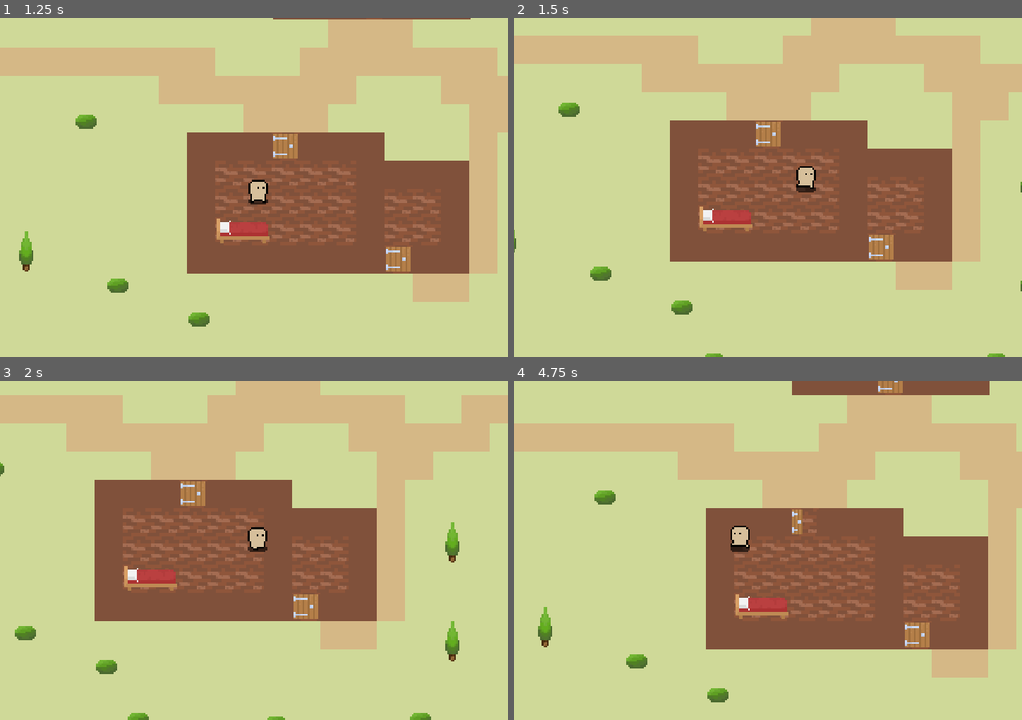
Above: before the commit, frames 1-4 (two rows, left to right).
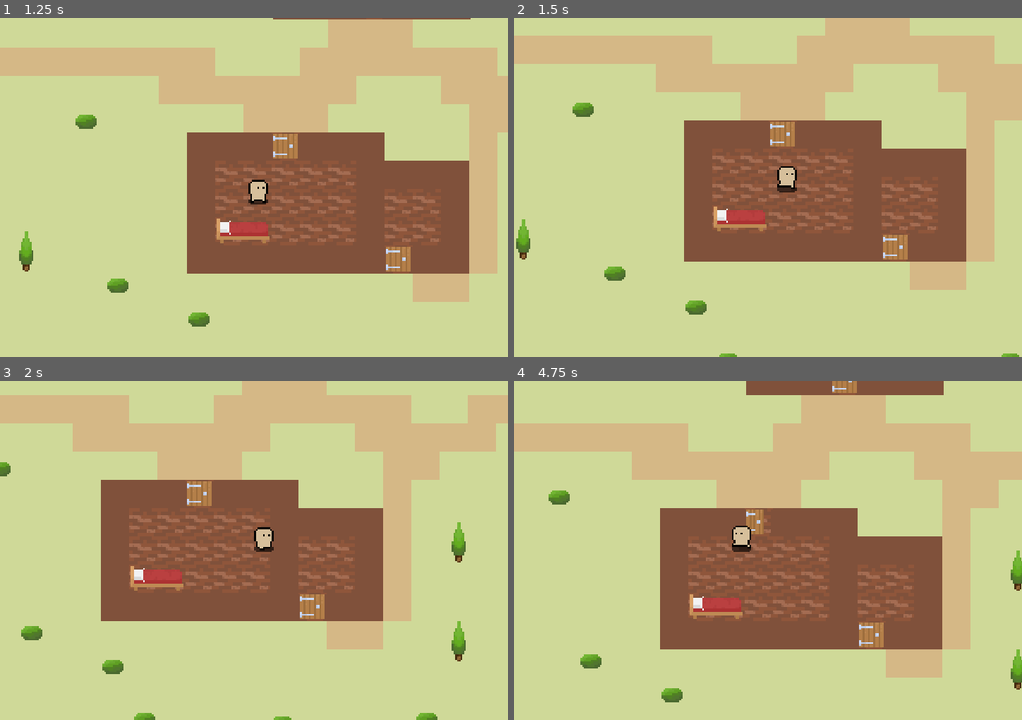
Above: after the commit, the same moments.

Repository: j0-ji/black-stairs
Game: Godot game, scene res://UI/Menu/MainMenu/main_menu.tscn
The game is run twice, just before and just after one commit, with the same random seed, the same clock (stepped at 60 frames per second) and the same inputs.
Inputs:
- Up to frame 1 (1.25 s): click "New Game" at 0.5 s
- Up to frame 2 (1.5 s): hold Right (ui_right) from 1.28 s (still down); hold E (interaction) from 1.28 s (still down)
- Up to frame 3 (2 s): keep holding Right (ui_right); keep holding E (interaction)
- Up to frame 4 (4.75 s): release Right (ui_right) at 2.03 s; release E (interaction) at 2.03 s; hold Down (ui_down) 2.03-2.78 s; tap E (interaction) at 2.1, 3.6 s; hold Right (ui_right) 2.78-3.53 s; hold E (interaction) 2.78-3.53 s; tap Enter at 3.5 s; hold Up (ui_up) 3.53-4.28 s; hold Left (ui_left) from 4.28 s (still down); hold E (interaction) from 4.28 s (still down)

Frame 1 is identical in both runs. In frame 2, 11% of the frame differs, in the area x 0-100%, y 0-100%; in frame 3, 6.0%; in frame 4, 27%, in the area x 4-100%, y 0-95%.

Commit message:
#35: added hud for coin counter and upgrades

Diff:
--- a/Components/AttractorComponent/attractor_component.gd
+++ b/Components/AttractorComponent/attractor_component.gd
@@ -4,14 +4,18 @@
 ## Enables attracting objects from the attractable group
 ##
 ## For proper use, add a collision shape as a child node to the collectable component.
+## Furthermore all attractable things should be of nodetype "CharacterBody2D" (!!!).
 ## Objects that use this component can attract other objects that fit the collision layer
 ## mask AND are in the attractable group.
 ## Adding further collision masks extends who the object can potentially attract.
 
-@export var thing : Node2D
 @export var attraction : float = 150.0
 
+var parent : Node2D
 var bodies : Array[Node2D] = []
+
+func _ready() -> void:
+	parent = get_parent()
 
 # adds a body to the bodies array after it enters the attraction area,
 # so it can be moved towards the node passed in "thing"
@@ -32,7 +36,7 @@
 			bodies.erase(body)
 			continue
 
-		var direction = body.global_position.direction_to(thing.global_position)
+		var direction = body.global_position.direction_to(parent.global_position)
 
 		if body.has_method("apply_attraction_force"):
 			body.apply_attraction_force(direction * attraction)
--- a/Components/CollectableComponent/collectable_component.gd
+++ b/Components/CollectableComponent/collectable_component.gd
@@ -9,9 +9,10 @@
 ##
 ## For proper use, add a collision shape as a child node to the collectable component.
 
-@export var thing : Node2D
+@export var collectable_name : String
 
 # currently just deletes the object
 func _on_body_entered(body: Node2D) -> void:
 	if body.is_in_group("collector"):
-		thing.queue_free()
+		InventoryManager.add_collectable(collectable_name)
+		get_parent().queue_free()
--- a/Entities/Items/Coin/ItemCoin.tscn
+++ b/Entities/Items/Coin/ItemCoin.tscn
@@ -46,17 +46,20 @@
 radius = 3.0
 
 [node name="ItemCoin" groups=["attractable"] instance=ExtResource("1_bkct7")]
-collision_layer = 16
+y_sort_enabled = true
 
 [node name="CollisionShape2D" type="CollisionShape2D" parent="." index="0"]
+position = Vector2(0, -3)
 shape = SubResource("CircleShape2D_2dog8")
 
 [node name="AnimatedSprite2D" parent="." index="1"]
+position = Vector2(0, -3)
 sprite_frames = SubResource("SpriteFrames_l5i28")
 autoplay = "default"
 
-[node name="CollectableComponent" parent="." index="2" node_paths=PackedStringArray("thing")]
-thing = NodePath("..")
+[node name="CollectableComponent" parent="." index="2"]
+collectable_name = "coin"
 
 [node name="CollisionShape2D" parent="CollectableComponent" index="0"]
+position = Vector2(0, -3)
 shape = SubResource("CircleShape2D_5dulv")
--- a/Entities/Player/player.tscn
+++ b/Entities/Player/player.tscn
@@ -122,8 +122,7 @@
 position = Vector2(0, -4)
 shape = SubResource("CircleShape2D_qd3e3")
 
-[node name="AttractorComponent" parent="." node_paths=PackedStringArray("thing") instance=ExtResource("3_4wf4l")]
-thing = NodePath("..")
+[node name="AttractorComponent" parent="." instance=ExtResource("3_4wf4l")]
 attraction = 75.0
 
 [node name="CollisionShape2D" type="CollisionShape2D" parent="AttractorComponent"]
--- a/Stages/Main/StageMain.tscn
+++ b/Stages/Main/StageMain.tscn
@@ -16,4 +16,5 @@
 
 [node name="Player" parent="GameRoot" instance=ExtResource("3_m3wgy")]
 position = Vector2(153, -193)
-speed = 200
+
+[node name="Items" type="Node2D" parent="GameRoot"]
--- /dev/null
+++ b/Stages/Tests/StageTestHUD.tscn
@@ -0,0 +1,27 @@
+[gd_scene load_steps=4 format=3 uid="uid://6ilakbapq52w"]
+
+[ext_resource type="PackedScene" uid="uid://qb7gthb0k6le" path="res://UI/HUD/hud.tscn" id="1_g1i7e"]
+[ext_resource type="PackedScene" uid="uid://q2frlqlrpjhg" path="res://Entities/Player/player.tscn" id="1_wrqal"]
+[ext_resource type="PackedScene" uid="uid://cqijtxq0dgwm4" path="res://Entities/Items/Coin/ItemCoin.tscn" id="2_g1i7e"]
+
+[node name="StageTestHUD" type="Node2D"]
+
+[node name="HUD" parent="." instance=ExtResource("1_g1i7e")]
+
+[node name="Player" parent="." instance=ExtResource("1_wrqal")]
+position = Vector2(-25, -16)
+
+[node name="Coin 1" parent="." instance=ExtResource("2_g1i7e")]
+position = Vector2(10, 10)
+
+[node name="Coin 2" parent="." instance=ExtResource("2_g1i7e")]
+position = Vector2(27, -31)
+
+[node name="Coin 3" parent="." instance=ExtResource("2_g1i7e")]
+position = Vector2(27, 46)
+
+[node name="Coin 4" parent="." instance=ExtResource("2_g1i7e")]
+position = Vector2(71, -19)
+
+[node name="Coin 5" parent="." instance=ExtResource("2_g1i7e")]
+position = Vector2(-25, 40)
--- /dev/null
+++ b/UI/HUD/CoinAndUpgradePanel.tscn
@@ -0,0 +1,153 @@
+[gd_scene load_steps=10 format=3 uid="uid://bwcg0udb6b7qk"]
+
+[ext_resource type="Theme" uid="uid://bmbel8a7ricx8" path="res://UI/game_ui_theme.tres" id="1_yeq2r"]
+[ext_resource type="Texture2D" uid="uid://bllt2h8lahqlv" path="res://Entities/Items/Coin/gold_coin_icon.png" id="2_2bpid"]
+[ext_resource type="Script" uid="uid://ch41xjvt35wxp" path="res://UI/HUD/coin_and_upgrade_panel.gd" id="2_ddh5k"]
+[ext_resource type="Texture2D" uid="uid://c0i2hd7vot3ep" path="res://UI/UI Ressources/base_health_upgrade_icon.png" id="3_5innn"]
+[ext_resource type="Texture2D" uid="uid://dtamqfe26hhu2" path="res://UI/UI Ressources/sprint_upgrade_icon.png" id="3_rskmq"]
+[ext_resource type="Texture2D" uid="uid://c7ixuxdbxxrah" path="res://UI/UI Ressources/health_regen_upgrade_icon.png" id="4_ddh5k"]
+[ext_resource type="Texture2D" uid="uid://clqfu3h75ektl" path="res://UI/UI Ressources/damage_upgrade_icon.png" id="5_fa5ch"]
+[ext_resource type="Texture2D" uid="uid://du7n55if8xbe0" path="res://UI/UI Ressources/stamina_upgrade_icon.png" id="7_3hi5l"]
+
+[sub_resource type="AtlasTexture" id="AtlasTexture_2o2af"]
+atlas = ExtResource("2_2bpid")
+region = Rect2(0, 0, 16, 16)
+
+[node name="CoinAndUpgradePanel" type="PanelContainer"]
+offset_right = 40.0
+offset_bottom = 40.0
+size_flags_horizontal = 4
+size_flags_vertical = 4
+theme = ExtResource("1_yeq2r")
+theme_type_variation = &"DarkWoodPanel"
+script = ExtResource("2_ddh5k")
+
+[node name="MarginContainer" type="MarginContainer" parent="."]
+layout_mode = 2
+theme_override_constants/margin_left = 4
+theme_override_constants/margin_top = 4
+theme_override_constants/margin_right = 4
+theme_override_constants/margin_bottom = 4
+
+[node name="HBoxContainer" type="HBoxContainer" parent="MarginContainer"]
+layout_mode = 2
+
+[node name="Coins" type="PanelContainer" parent="MarginContainer/HBoxContainer"]
+custom_minimum_size = Vector2(28, 35)
+layout_mode = 2
+size_flags_vertical = 0
+tooltip_text = "Your entire wealth "
+theme_type_variation = &"InventoryItemPanel"
+
+[node name="TextureRect" type="TextureRect" parent="MarginContainer/HBoxContainer/Coins"]
+layout_mode = 2
+size_flags_horizontal = 4
+size_flags_vertical = 0
+texture = SubResource("AtlasTexture_2o2af")
+
+[node name="CoinLabel" type="Label" parent="MarginContainer/HBoxContainer/Coins"]
+layout_mode = 2
+size_flags_vertical = 8
+theme_type_variation = &"InventoryLabel"
+text = "0"
+horizontal_alignment = 1
+
+[node name="BaseHealthUpgrades" type="PanelContainer" parent="MarginContainer/HBoxContainer"]
+custom_minimum_size = Vector2(28, 35)
+layout_mode = 2
+size_flags_vertical = 0
+tooltip_text = "Your entire wealth "
+theme_type_variation = &"InventoryItemPanel"
+
+[node name="TextureRect" type="TextureRect" parent="MarginContainer/HBoxContainer/BaseHealthUpgrades"]
+layout_mode = 2
+size_flags_horizontal = 4
+size_flags_vertical = 0
+texture = ExtResource("3_5innn")
+
+[node name="BaseHealthUpgradeLabel" type="Label" parent="MarginContainer/HBoxContainer/BaseHealthUpgrades"]
+layout_mode = 2
+size_flags_vertical = 8
+theme_type_variation = &"InventoryLabel"
+text = "0"
+horizontal_alignment = 1
+
+[node name="HealthRegenUpgrades" type="PanelContainer" parent="MarginContainer/HBoxContainer"]
+custom_minimum_size = Vector2(28, 35)
+layout_mode = 2
+size_flags_vertical = 0
+tooltip_text = "Your entire wealth "
+theme_type_variation = &"InventoryItemPanel"
+
+[node name="TextureRect" type="TextureRect" parent="MarginContainer/HBoxContainer/HealthRegenUpgrades"]
+layout_mode = 2
+size_flags_horizontal = 4
+size_flags_vertical = 0
+texture = ExtResource("4_ddh5k")
+
+[node name="HealthRegenUpgradeLabel" type="Label" parent="MarginContainer/HBoxContainer/HealthRegenUpgrades"]
+layout_mode = 2
+size_flags_vertical = 8
+theme_type_variation = &"InventoryLabel"
+text = "0"
+horizontal_alignment = 1
+
+[node name="DamageUpgrades" type="PanelContainer" parent="MarginContainer/HBoxContainer"]
+custom_minimum_size = Vector2(28, 35)
+layout_mode = 2
+size_flags_vertical = 0
+tooltip_text = "Your entire wealth "
+theme_type_variation = &"InventoryItemPanel"
+
+[node name="TextureRect" type="TextureRect" parent="MarginContainer/HBoxContainer/DamageUpgrades"]
+layout_mode = 2
+size_flags_horizontal = 4
+size_flags_vertical = 0
+texture = ExtResource("5_fa5ch")
+
+[node name="DamageUpgradeLabel" type="Label" parent="MarginContainer/HBoxContainer/DamageUpgrades"]
+layout_mode = 2
+size_flags_vertical = 8
+theme_type_variation = &"InventoryLabel"
+text = "0"
+horizontal_alignment = 1
+
+[node name="SpeedUpgrades" type="PanelContainer" parent="MarginContainer/HBoxContainer"]
+custom_minimum_size = Vector2(28, 35)
+layout_mode = 2
+size_flags_vertical = 0
+tooltip_text = "Your entire wealth "
+theme_type_variation = &"InventoryItemPanel"
+
+[node name="TextureRect" type="TextureRect" parent="MarginContainer/HBoxContainer/SpeedUpgrades"]
+layout_mode = 2
+size_flags_horizontal = 4
+size_flags_vertical = 0
+texture = ExtResource("3_rskmq")
+
+[node name="SpeedUpgradeLabel" type="Label" parent="MarginContainer/HBoxContainer/SpeedUpgrades"]
+layout_mode = 2
+size_flags_vertical = 8
+theme_type_variation = &"InventoryLabel"
+text = "0"
+horizontal_alignment = 1
+
+[node name="StaminaUpgrades" type="PanelContainer" parent="MarginContainer/HBoxContainer"]
+custom_minimum_size = Vector2(28, 35)
+layout_mode = 2
+size_flags_vertical = 0
+tooltip_text = "Your entire wealth "
+theme_type_variation = &"InventoryItemPanel"
+
+[node name="TextureRect" type="TextureRect" parent="MarginContainer/HBoxContainer/StaminaUpgrades"]
+layout_mode = 2
+size_flags_horizontal = 4
+size_flags_vertical = 0
+texture = ExtResource("7_3hi5l")
+
+[node name="StaminaUpgradeLabel" type="Label" parent="MarginContainer/HBoxContainer/StaminaUpgrades"]
+layout_mode = 2
+size_flags_vertical = 8
+theme_type_variation = &"InventoryLabel"
+text = "0"
+horizontal_alignment = 1
--- /dev/null
+++ b/UI/HUD/coin_and_upgrade_panel.gd
@@ -0,0 +1,36 @@
+extends PanelContainer
+
+@onready var coin_label: Label = $MarginContainer/HBoxContainer/Coins/CoinLabel
+@onready var base_health_upgrade_label: Label = $MarginContainer/HBoxContainer/BaseHealthUpgrades/BaseHealthUpgradeLabel
+@onready var health_regen_upgrade_label: Label = $MarginContainer/HBoxContainer/HealthRegenUpgrades/HealthRegenUpgradeLabel
+@onready var damage_upgrade_label: Label = $MarginContainer/HBoxContainer/DamageUpgrades/DamageUpgradeLabel
+@onready var speed_upgrade_label: Label = $MarginContainer/HBoxContainer/SpeedUpgrades/SpeedUpgradeLabel
+@onready var stamina_upgrade_label: Label = $MarginContainer/HBoxContainer/StaminaUpgrades/StaminaUpgradeLabel
+
+func _ready() -> void:
+	InventoryManager.inventory_changed.connect(_on_inventory_changed)
+	UpgradeManager.upgrades_changed.connect(_on_upgrades_changed)
+
+func _on_inventory_changed() -> void:
+	var inventory : Dictionary = InventoryManager.inventory
+
+	if inventory.has("coin"):
+		coin_label.text = str(inventory["coin"])
+
+func _on_upgrades_changed() -> void:
+	var upgrades : Dictionary = UpgradeManager.upgrades
+
+	if upgrades.has("base_health"):
+		base_health_upgrade_label.text = str(upgrades["base_health"])
+
+	if upgrades.has("health_regen"):
+		health_regen_upgrade_label.text = str(upgrades["health_regen"])
+
+	if upgrades.has("damage"):
+		damage_upgrade_label.text = str(upgrades["damage"])
+
+	if upgrades.has("speed"):
+		speed_upgrade_label.text = str(upgrades["speed"])
+
+	if upgrades.has("stamina"):
+		stamina_upgrade_label.text = str(upgrades["stamina"])
--- /dev/null
+++ b/UI/HUD/hud.tscn
@@ -0,0 +1,21 @@
+[gd_scene load_steps=3 format=3 uid="uid://qb7gthb0k6le"]
+
+[ext_resource type="PackedScene" uid="uid://bwcg0udb6b7qk" path="res://UI/HUD/CoinAndUpgradePanel.tscn" id="1_ia7gp"]
+[ext_resource type="Theme" uid="uid://bmbel8a7ricx8" path="res://UI/game_ui_theme.tres" id="1_ing8j"]
+
+[node name="HUD" type="CanvasLayer"]
+
+[node name="MarginContainer" type="MarginContainer" parent="."]
+anchors_preset = 15
+anchor_right = 1.0
+anchor_bottom = 1.0
+grow_horizontal = 2
+grow_vertical = 2
+size_flags_horizontal = 8
+size_flags_vertical = 0
+theme = ExtResource("1_ing8j")
+
+[node name="CoinPanel" parent="MarginContainer" instance=ExtResource("1_ia7gp")]
+layout_mode = 2
+size_flags_horizontal = 8
+size_flags_vertical = 0
--- /dev/null
+++ b/UI/game_ui_theme.tres
@@ -0,0 +1,41 @@
+[gd_resource type="Theme" load_steps=8 format=3 uid="uid://bmbel8a7ricx8"]
+
+[ext_resource type="Texture2D" uid="uid://bkti54rrkasxm" path="res://UI/UI Ressources/ui_dark_frame.png" id="1_tplrb"]
+[ext_resource type="Texture2D" uid="uid://rj4hltdwvf3k" path="res://UI/UI Ressources/ui_light_button.png" id="2_ufipx"]
+[ext_resource type="FontVariation" uid="uid://bthaf4iue0stl" path="res://Assets/Fonts/zx_palm_variation.tres" id="3_5q4n0"]
+
+[sub_resource type="AtlasTexture" id="AtlasTexture_ufipx"]
+atlas = ExtResource("1_tplrb")
+region = Rect2(0, 0, 24, 24)
+
+[sub_resource type="StyleBoxTexture" id="StyleBoxTexture_ufipx"]
+texture = SubResource("AtlasTexture_ufipx")
+texture_margin_left = 7.0
+texture_margin_top = 7.0
+texture_margin_right = 7.0
+texture_margin_bottom = 7.0
+region_rect = Rect2(0, 0, 24, 24)
+
+[sub_resource type="AtlasTexture" id="AtlasTexture_5q4n0"]
+atlas = ExtResource("2_ufipx")
+region = Rect2(0, 0, 24, 24)
+
+[sub_resource type="StyleBoxTexture" id="StyleBoxTexture_sesrp"]
+texture = SubResource("AtlasTexture_5q4n0")
+texture_margin_left = 5.0
+texture_margin_top = 5.0
+texture_margin_right = 5.0
+texture_margin_bottom = 6.0
+
+[resource]
+DarkWoodPanel/base_type = &"PanelContainer"
+DarkWoodPanel/styles/panel = SubResource("StyleBoxTexture_ufipx")
+InventoryItemPanel/base_type = &"PanelContainer"
+InventoryItemPanel/styles/panel = SubResource("StyleBoxTexture_sesrp")
+InventoryLabel/base_type = &"Label"
+InventoryLabel/font_sizes/font_size = 8
+InventoryLabel/fonts/font = ExtResource("3_5q4n0")
+MarginContainer/constants/margin_bottom = 10
+MarginContainer/constants/margin_left = 10
+MarginContainer/constants/margin_right = 10
+MarginContainer/constants/margin_top = 10
--- /dev/null
+++ b/Utilities/inventory_manager.gd
@@ -0,0 +1,11 @@
+extends Node
+
+var inventory : Dictionary = Dictionary()
+
+signal inventory_changed
+
+func add_collectable(collectable_name : String) -> void:
+	inventory.get_or_add(collectable_name, 0)
+	inventory[collectable_name] += 1
+
+	inventory_changed.emit()
--- /dev/null
+++ b/Utilities/upgrade_manager.gd
@@ -0,0 +1,11 @@
+extends Node
+
+var upgrades : Dictionary = Dictionary()
+
+signal upgrades_changed
+
+func add_upgrade(upgrade_name : String) -> void:
+	upgrades.get_or_add(upgrade_name, 0)
+	upgrades[upgrade_name] += 1
+
+	upgrades_changed.emit()
--- /dev/null
+++ b/assets/Fonts/zx_palm_variation.tres
@@ -0,0 +1,8 @@
+[gd_resource type="FontVariation" load_steps=2 format=3 uid="uid://bthaf4iue0stl"]
+
+[ext_resource type="FontFile" uid="uid://d3del8wrdgs3d" path="res://Assets/Fonts/zx_palm.ttf" id="1_mgejh"]
+
+[resource]
+base_font = ExtResource("1_mgejh")
+spacing_glyph = -3
+spacing_bottom = 1
--- a/project.godot
+++ b/project.godot
@@ -19,6 +19,8 @@
 
 GameManager="*res://Utilities/game_manager.gd"
 SceneManager="*res://Utilities/scene_manager.gd"
+InventoryManager="*res://Utilities/inventory_manager.gd"
+UpgradeManager="*res://Utilities/upgrade_manager.gd"
 
 [display]
 
Binary file added: Entities/Items/Coin/gold_coin_icon.png
Not shown, added: Entities/Items/Coin/gold_coin_icon.png.import
Not shown, added: UI/HUD/coin_and_upgrade_panel.gd.uid
Binary file added: UI/UI Ressources/base_health_upgrade_icon.png
Not shown, added: UI/UI Ressources/base_health_upgrade_icon.png.import
Binary file added: UI/UI Ressources/damage_upgrade_icon.png
Not shown, added: UI/UI Ressources/damage_upgrade_icon.png.import
Binary file added: UI/UI Ressources/health_regen_upgrade_icon.png
Not shown, added: UI/UI Ressources/health_regen_upgrade_icon.png.import
Binary file added: UI/UI Ressources/sprint_upgrade_icon.png
Not shown, added: UI/UI Ressources/sprint_upgrade_icon.png.import
Binary file added: UI/UI Ressources/stamina_upgrade_icon.png
(and 11 more such lines)
